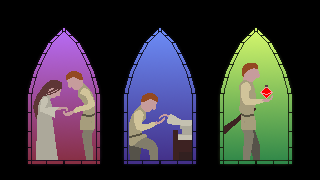
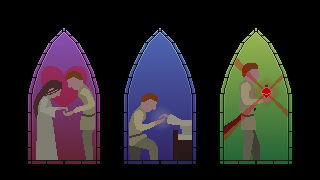
Layer changes from the first 320x180 image to the second:
added layer "Копия Фон" (26%) above "Layer #11" over bbox(27, 27, 294, 166)
added layer "Layer #5" (45%) above "Layer #3" over bbox(249, 75, 284, 110)
added layer "Layer #3" (35%) above "Layer #4" over bbox(224, 58, 288, 141)
painted on "Layer #4" over bbox(154, 68, 271, 122)
added layer "Layer #6" (35%) above "Layer #7" over bbox(41, 66, 87, 108)
added layer "Layer #8" (35%) above "Layer #10" over bbox(147, 104, 176, 133)
added layer "Layer #10" (overlay) above "Layer #9" over bbox(28, 28, 292, 162)
